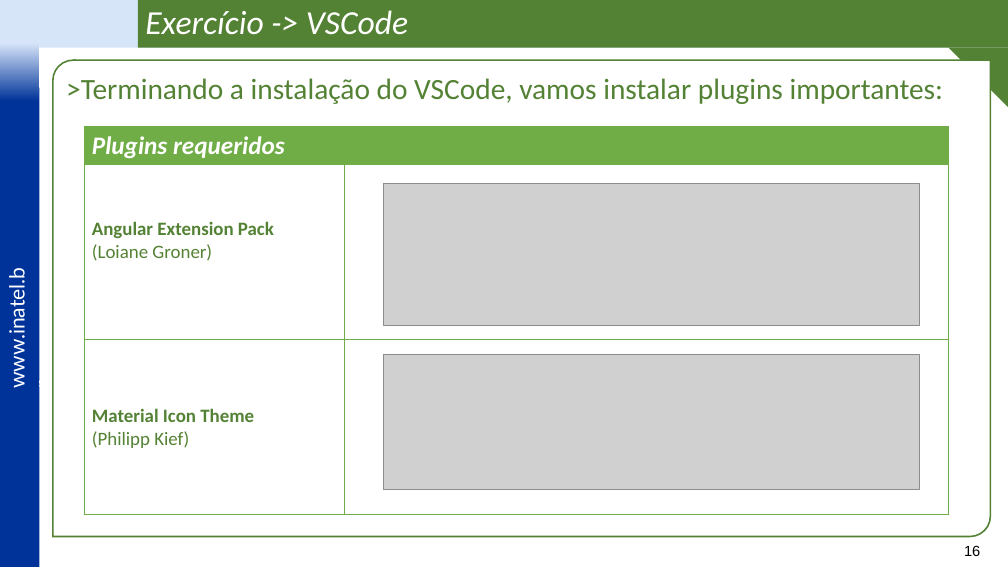
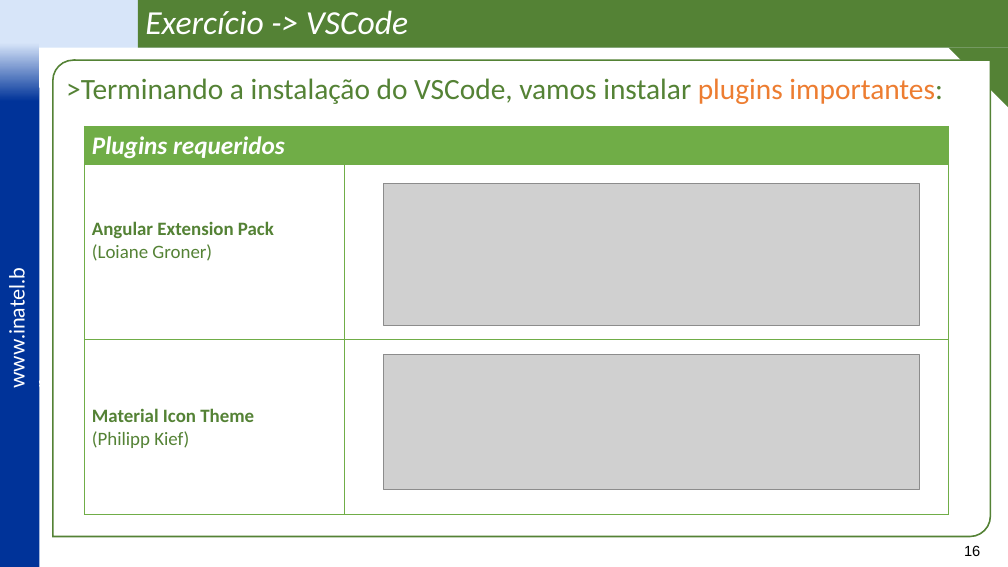
Before and after one commit to vitor-figueiredo/Lab_Angular, a slide deck: slide 16 of _docs/Lab_Angular - Frontend com Angular -v3.pptx. Drawn at 1008x567 pixels with LibreOffice and Linux fonts; fonts in the diff are those of the drawing; grey boxes stand for pictures; background and template pictures are left out. Boxes give left, top, right and bottom in pixels: in the first picture for what was removed or moved away, otherwise in the second. Text is boxed around its words. In the diff, an @@ line names an element or a change of style, - is before the commit and + after.

```diff
--- a/_docs/Lab_Angular - Frontend com Angular -v3.pptx
+++ b/_docs/Lab_Angular - Frontend com Angular -v3.pptx
@@ round diag rect ">Terminando a instalação do VSCode, ..." at [53, 60, 991, 537]: text colour #548235 to #ED7D31 in "plugins importantes:" @@
```
Also in this commit, not shown: 13 other slides changed, 26 slides added, 2 slides removed, 31 other files.
